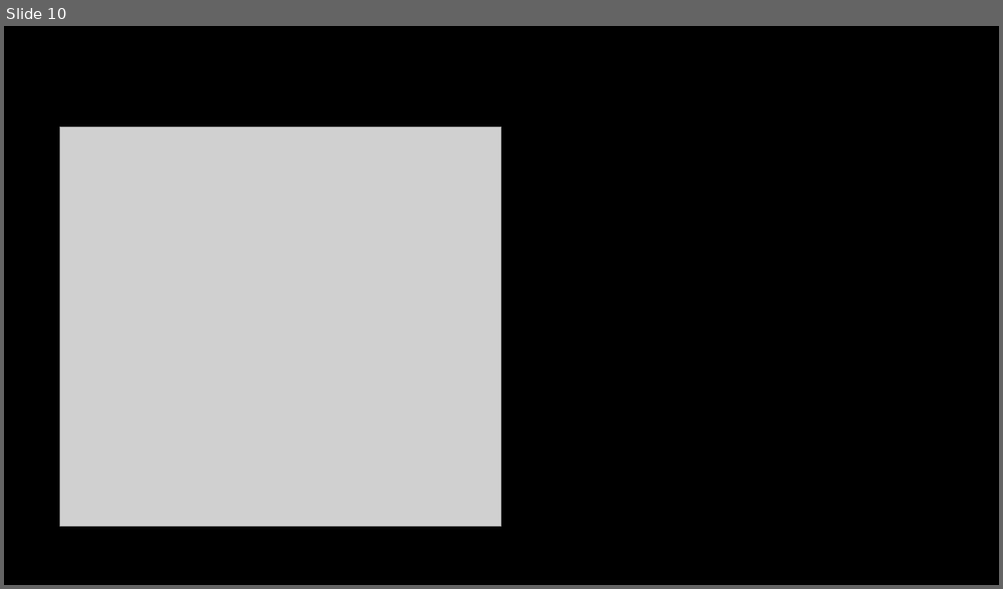
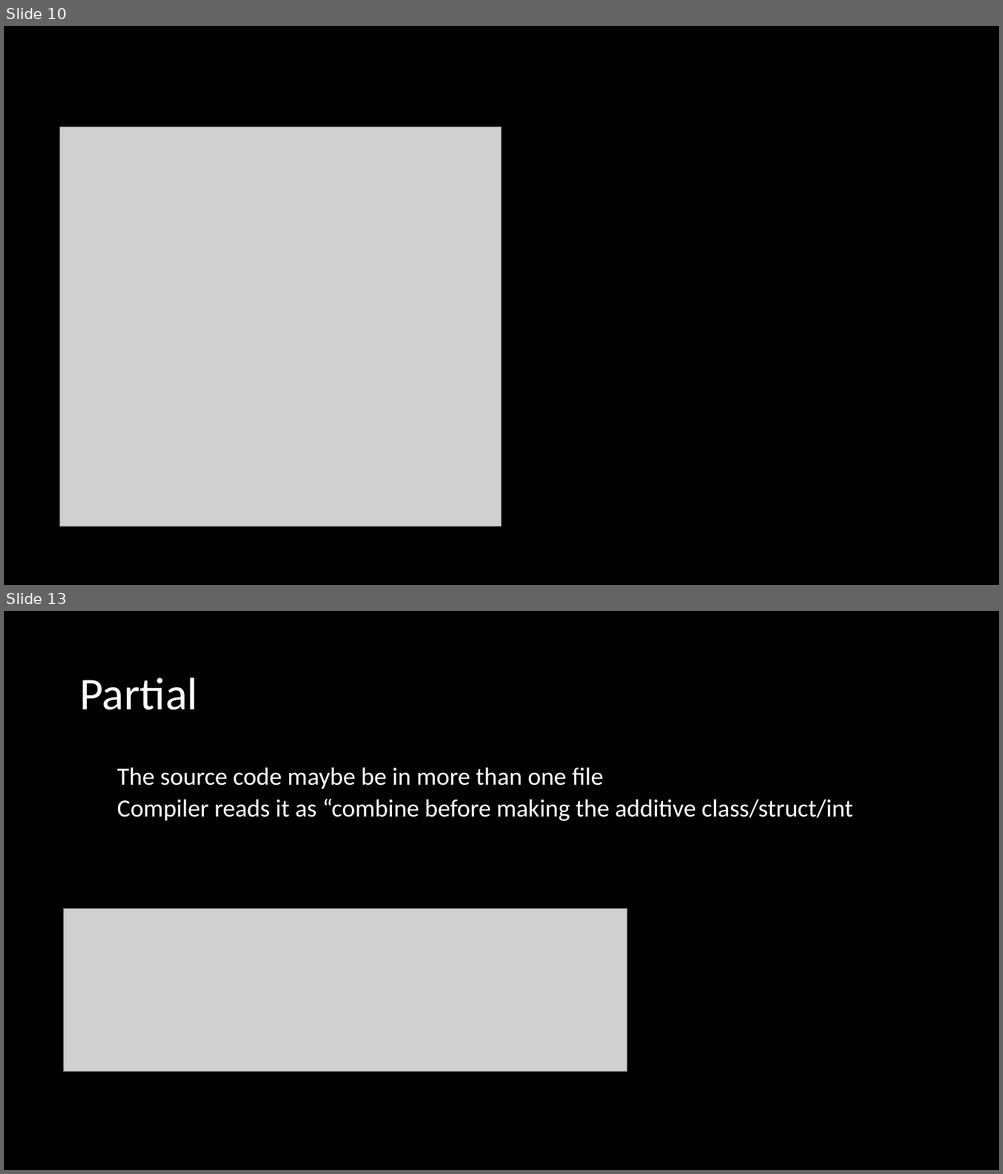
Before and after one commit to microsoft/Flash_University, a slide deck: CLR_via_CSharp/Week4/Ch5,6/Week4.pptx. Shown one above the other, each under a label of ours: slide 10 before the commit, slides 10 and 13 after it; the slides between them are not shown. The pictures are 1003x589 and 1003x1174 pixels, drawn with LibreOffice and Linux fonts; fonts in the diff are those of the drawing; grey boxes stand for pictures. Boxes give left, top, right and bottom in pixels: in the first picture for what was removed or moved away, otherwise in the second. Text is boxed around its words. In the diff, an @@ line names an element or a change of style, - is before the commit and + after.

Commit message:
adding partial

```diff
--- a/CLR_via_CSharp/Week4/Ch5,6/Week4.pptx
+++ b/CLR_via_CSharp/Week4/Ch5,6/Week4.pptx
@@ slide 13 added at (4, 611, 999, 1170), background #000000 @@
@@ title added at (79, 678, 197, 710), 44 pt, text #FFFFFF @@
+Partial
@@ text added at (117, 767, 853, 821), 24 pt, text #FFFFFF @@
+  The source code maybe be in more than one file
+  Compiler reads it as “combine before making the additive class/struct/int
@@ picture added at (64, 909, 627, 1072) @@
```
Also in this commit, not shown: 2 other slides added, 2 other files.
